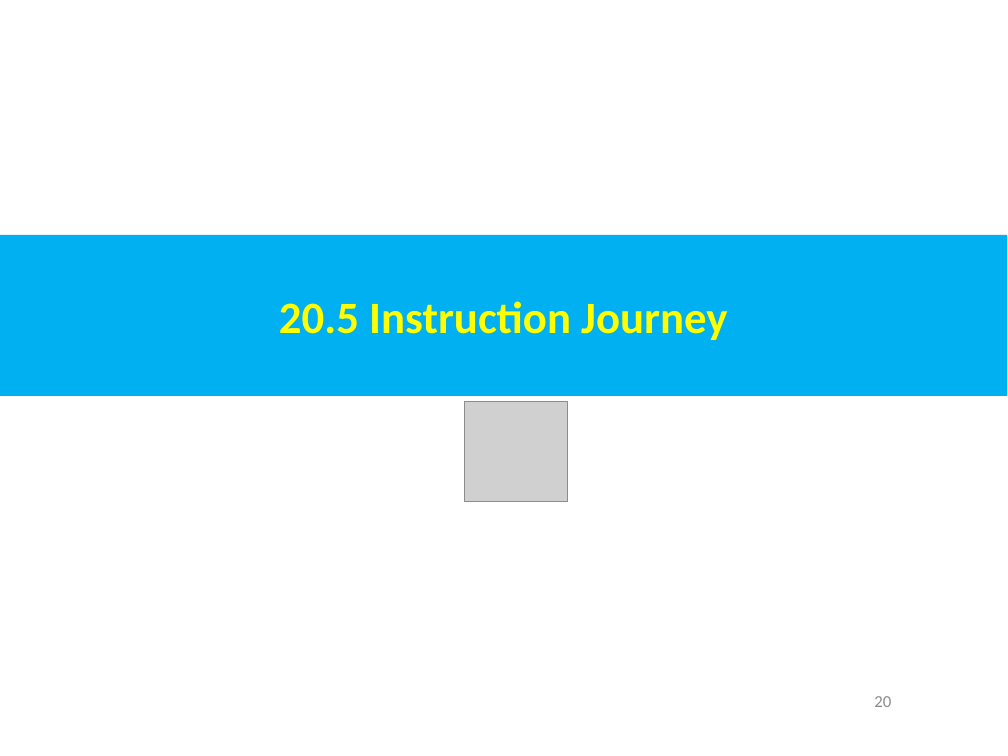
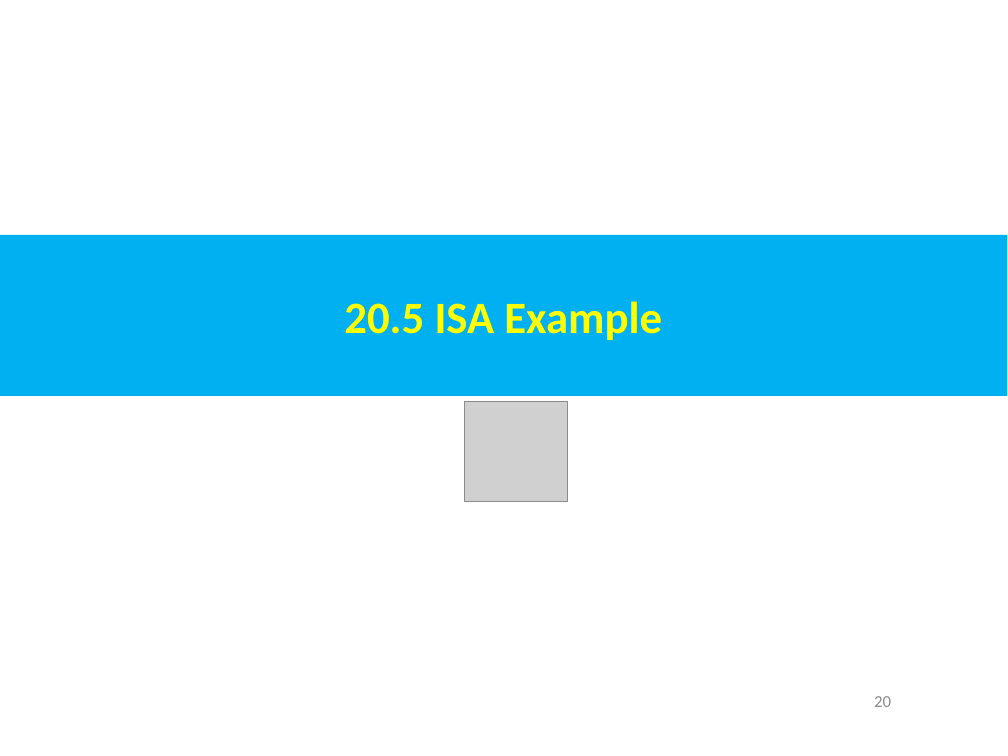
Before and after one commit to peterhchen/AIU_CS850_Gem5_McPAT, a slide deck: slide 20 of 050_Gem5/020.ModelCore/000_Video/020.ModelCore.ppt. Drawn at 1008x756 pixels with LibreOffice and Linux fonts; fonts in the diff are those of the drawing; grey boxes stand for pictures. Boxes give left, top, right and bottom in pixels: in the first picture for what was removed or moved away, otherwise in the second. Text is boxed around its words. In the diff, an @@ line names an element or a change of style, - is before the commit and + after.

```diff
--- a/050_Gem5/020.ModelCore/000_Video/020.ModelCore.ppt
+++ b/050_Gem5/020.ModelCore/000_Video/020.ModelCore.ppt
@@ text in rectangle at (344,301,662,340): text changed @@
-20.5 Instruction Journey
+20.5 ISA Example
```
Also in this commit, not shown: 2 other slides changed, 1 slide added.
